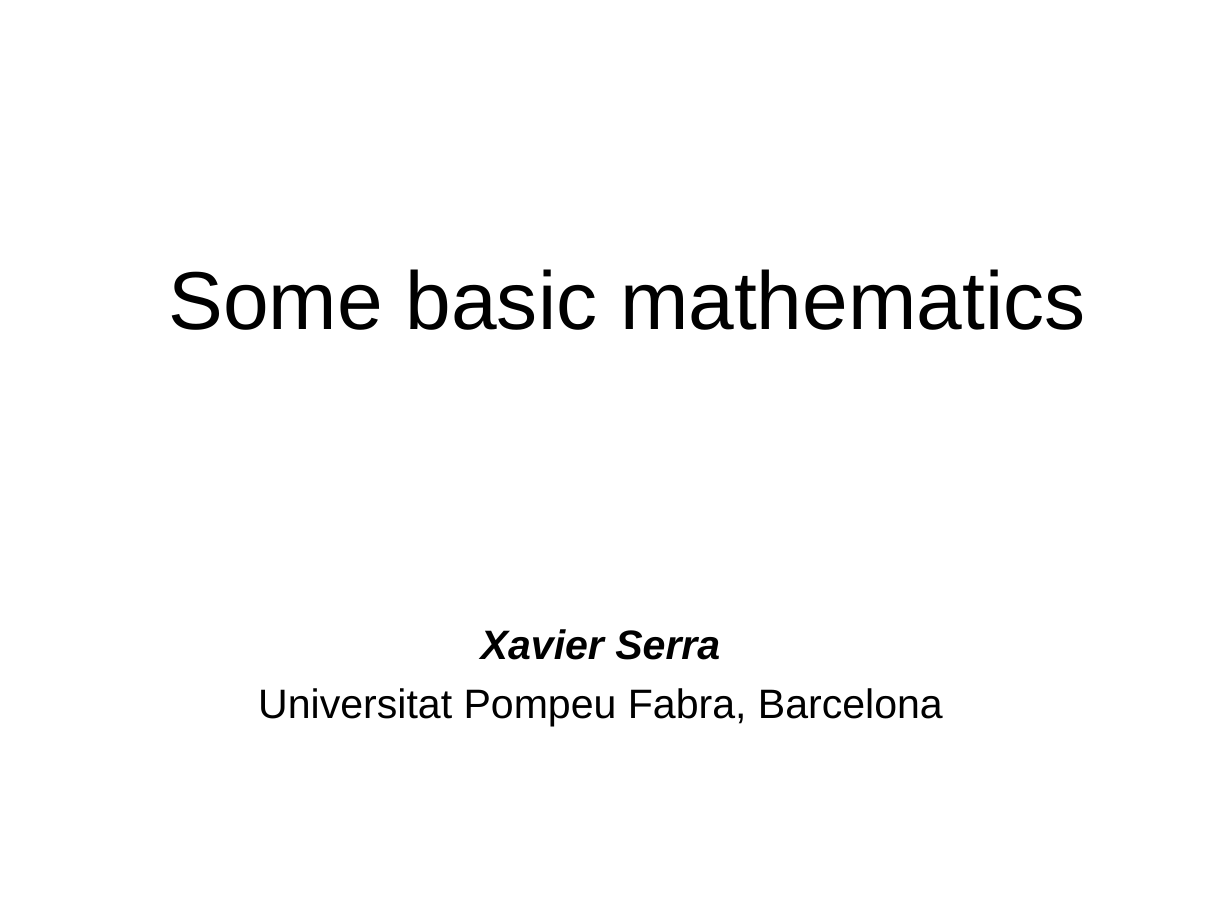
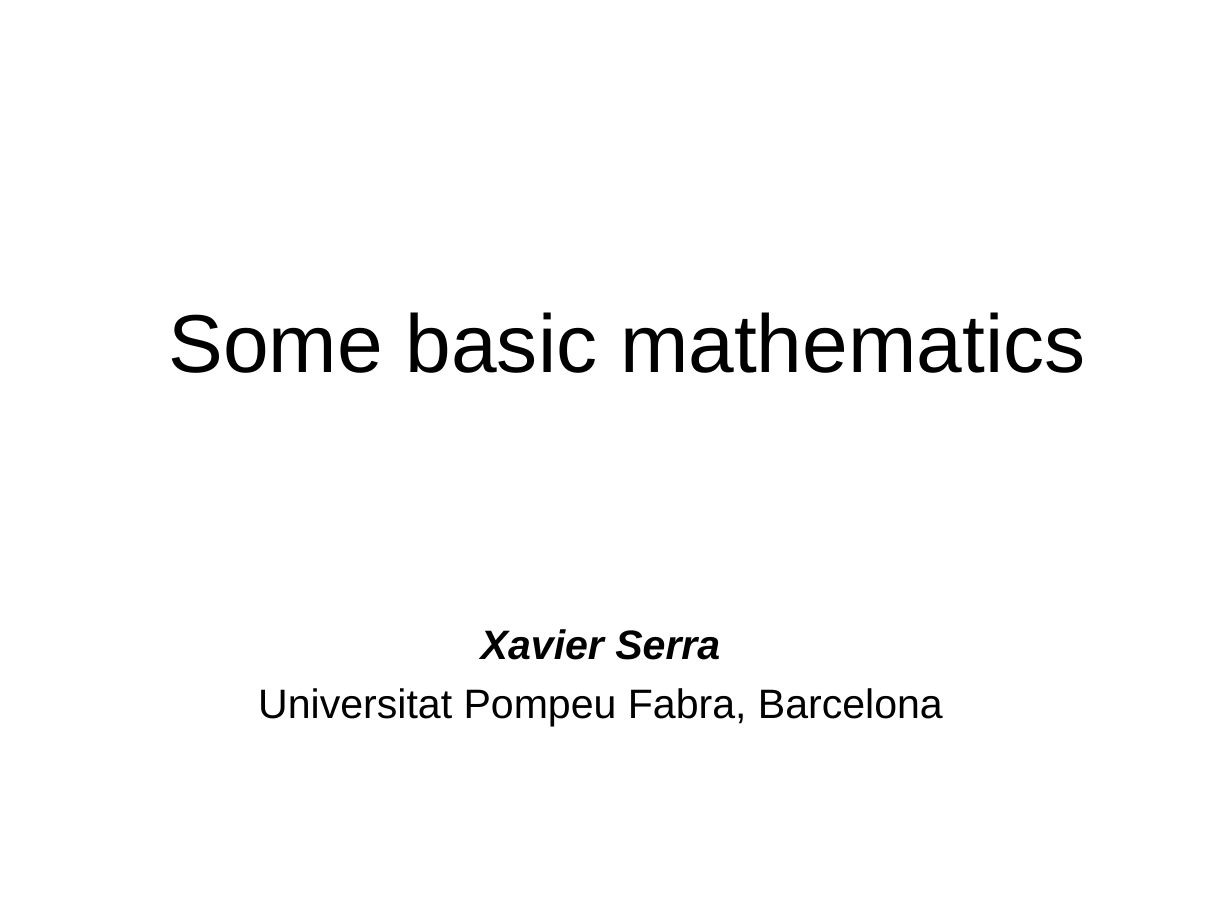
Before and after one commit to MTG/sms-tools, a slide deck: slide 1 of lectures/1-Introduction/Basic-mathematics.odp. Drawn at 1232x924 pixels with LibreOffice and Linux fonts; fonts in the diff are those of the drawing. Boxes give left, top, right and bottom in pixels: in the first picture for what was removed or moved away, otherwise in the second. Text is boxed around its words. In the diff, an @@ line names an element or a change of style, - is before the commit and + after.

```diff
--- a/lectures/1-Introduction/Basic-mathematics.odp
+++ b/lectures/1-Introduction/Basic-mathematics.odp
@@ title "Some basic mathematics": place and size @@
-title "Some basic mathematics" at box(169, 269, 1085, 330)
+title "Some basic mathematics" at box(169, 312, 1085, 373)
```
Also in this commit, not shown: 2 other slides changed, 1 other file.
